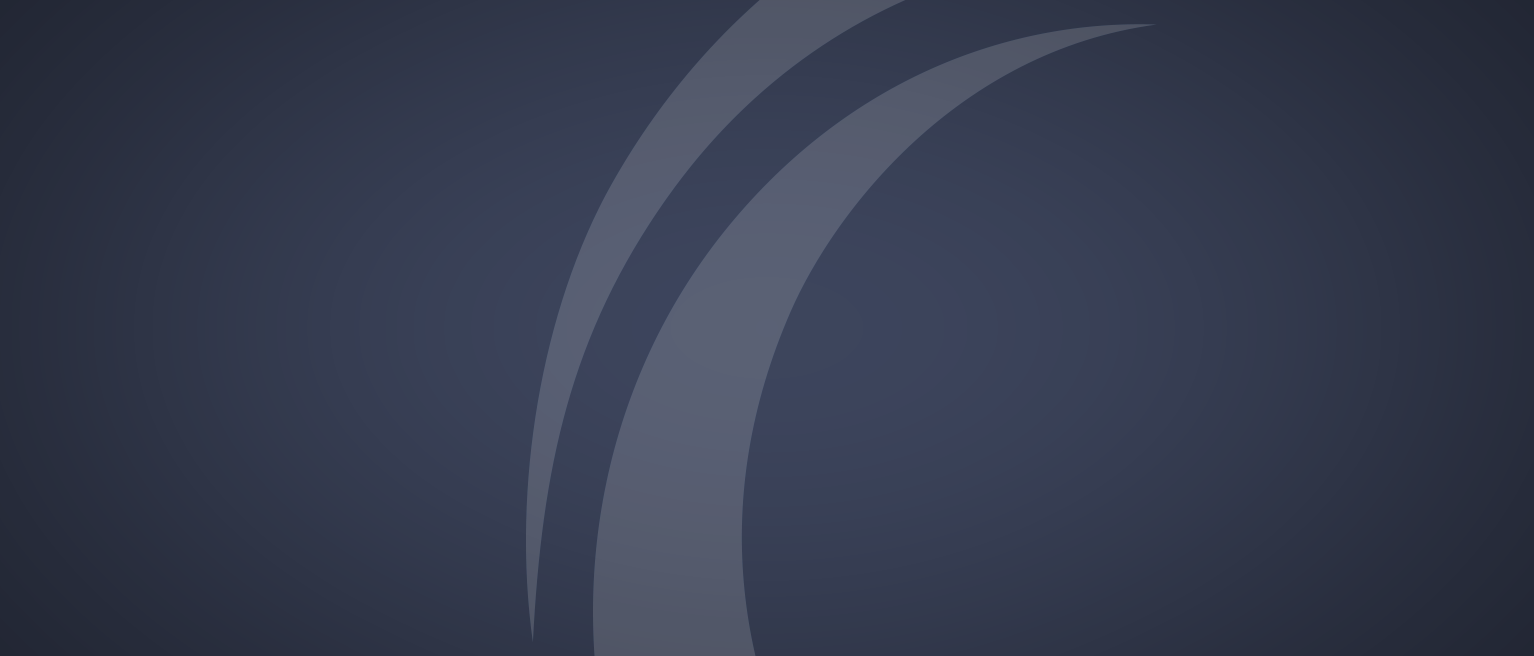
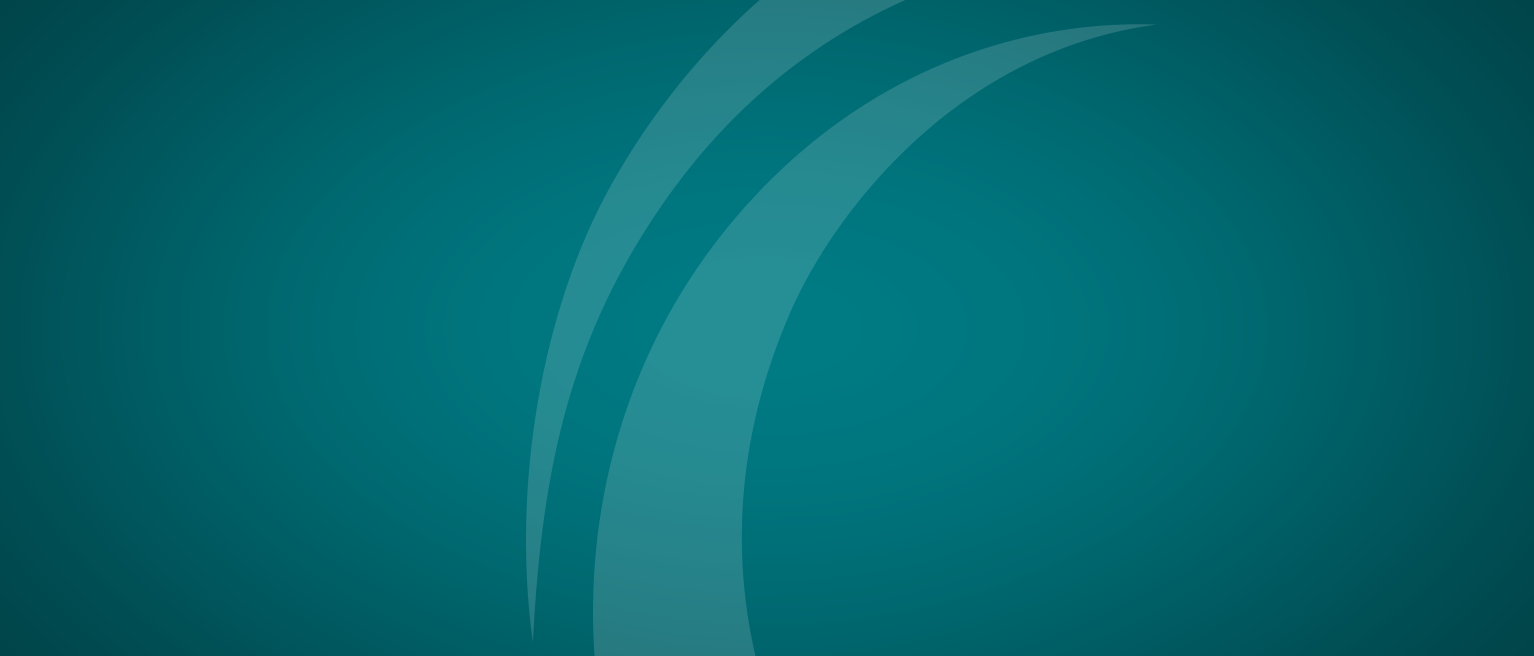
Layers edited between the first and the second (1534, 656) image:
added layer "Layer 9" above "Layer 8" over [0, 0, 1534, 656]
